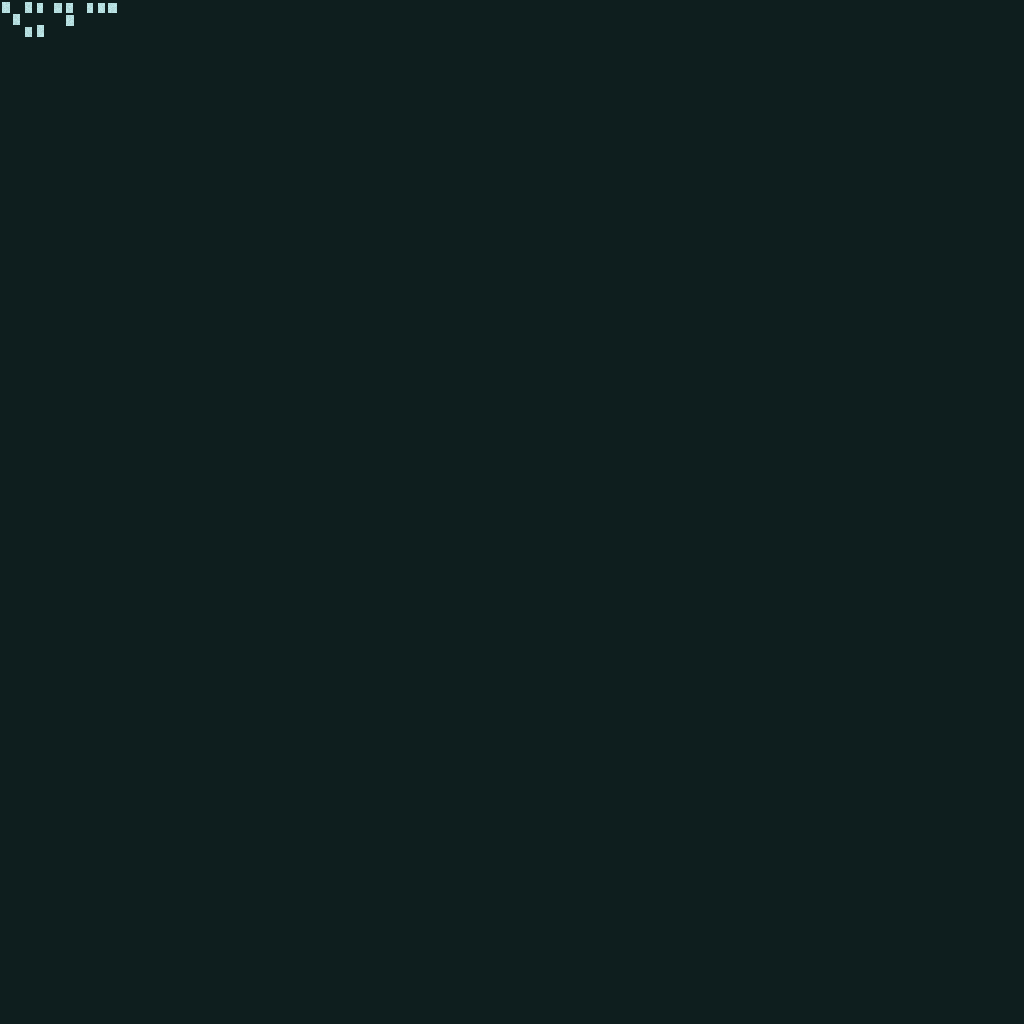
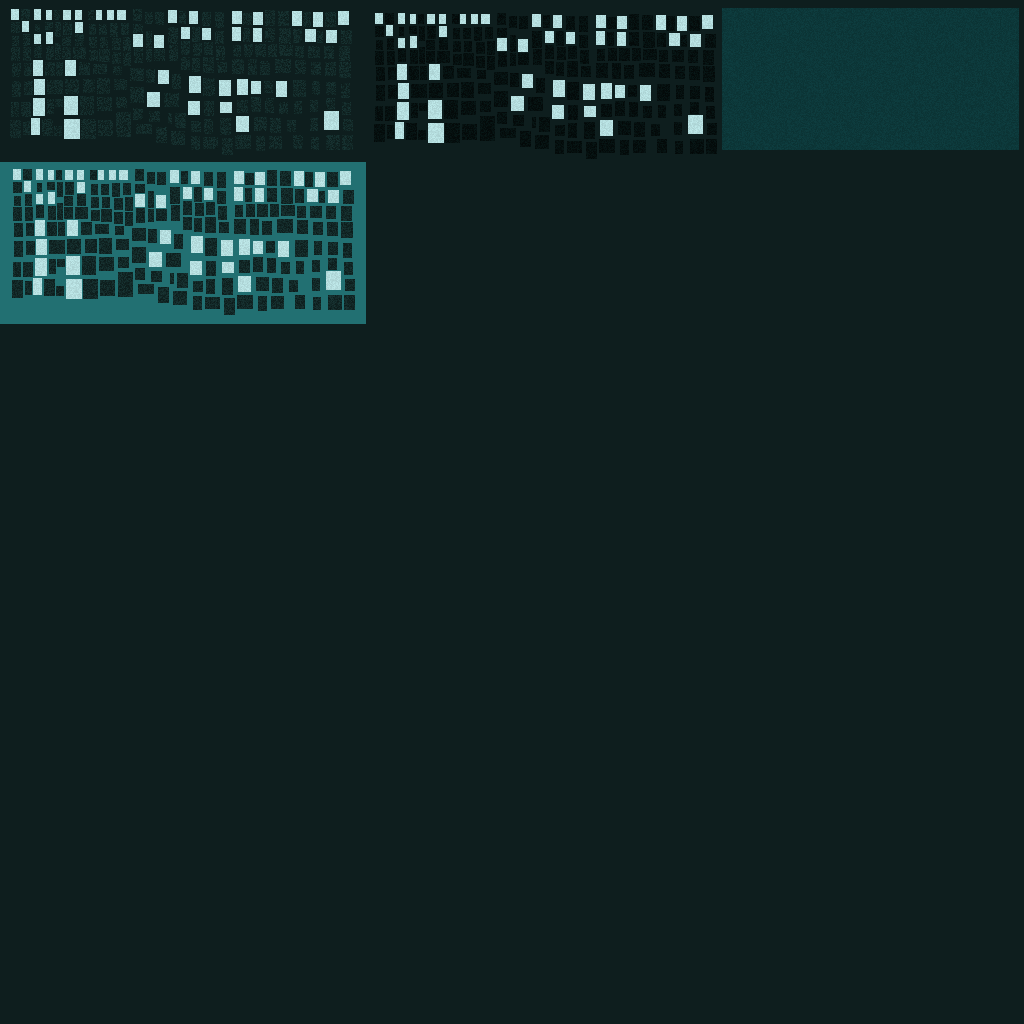
Layer changes from the first 1024x1024 image to the second:
added group "roof" with 1 layers above "light" over [722, 8, 1019, 150]
added layer "Layer 8" in group "roof" over [722, 8, 1019, 150]
added group "light" with 10 layers above "dark" over [0, 162, 366, 324]
added layer "Layer 4 copy" (1st of 3, in "light") in group "light" over [135, 170, 318, 207]
added layer "Layer 4 copy 2" (1st of 3, in "light") in group "light" over [33, 171, 351, 299]
added layer "Layer 4 copy 3" (1st of 3, in "light") in group "light" over [149, 230, 341, 292]
added layer "Layer 1 copy" (1st of 3, in "light") in group "light" over [12, 169, 354, 299]
added layer "Layer 1 copy 2" (1st of 3, in "light") in group "light" over [148, 229, 355, 315]
added layer "Layer 7 copy" in group "light" over [0, 162, 366, 324]
added group "dark" with 8 layers above "black" over [10, 9, 353, 155]
added layer "Layer 4 copy" (2nd of 3, in "dark") in group "dark" over [133, 10, 316, 47]
added layer "Layer 4 copy 2" (2nd of 3, in "dark") in group "dark" over [31, 11, 349, 139]
added layer "Layer 4 copy 3" (2nd of 3, in "dark") in group "dark" over [147, 70, 339, 132]
added layer "Layer 1 copy" (2nd of 3, in "dark") in group "dark" over [10, 9, 352, 139]
added layer "Layer 1 copy 2" (2nd of 3, in "dark") in group "dark" over [146, 69, 353, 155]
added group "black" with 9 layers above "Layer 7" over [374, 11, 1019, 159]
added layer "Layer 4 copy" (3rd of 3, in "black") in group "black" over [497, 14, 680, 51]
added layer "Layer 4 copy 2" (3rd of 3, in "black") in group "black" over [395, 15, 713, 143]
added layer "Layer 4 copy 3" (3rd of 3, in "black") in group "black" over [511, 74, 703, 136]
added layer "Layer 1 copy" (3rd of 3, in "black") in group "black" over [374, 13, 716, 143]
added layer "Layer 1 copy 2" (3rd of 3, in "black") in group "black" over [510, 73, 717, 159]
…and 6 more changes (4 added, 2 moved_by, 2 stack)
